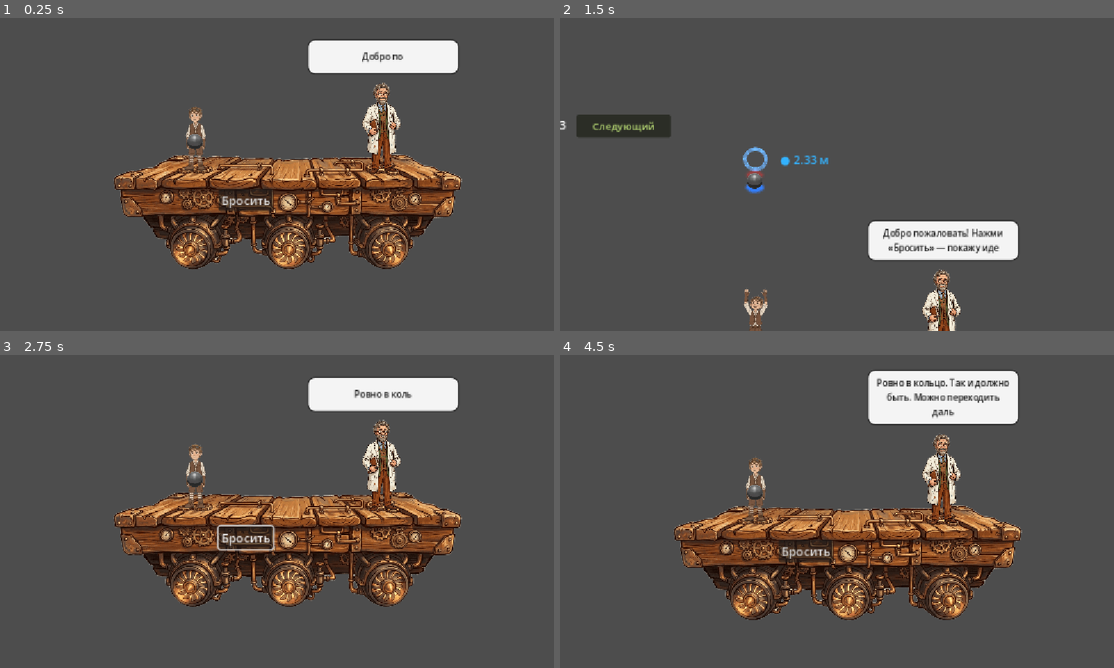
Above: before the commit, frames 1-4 (two rows, left to right).
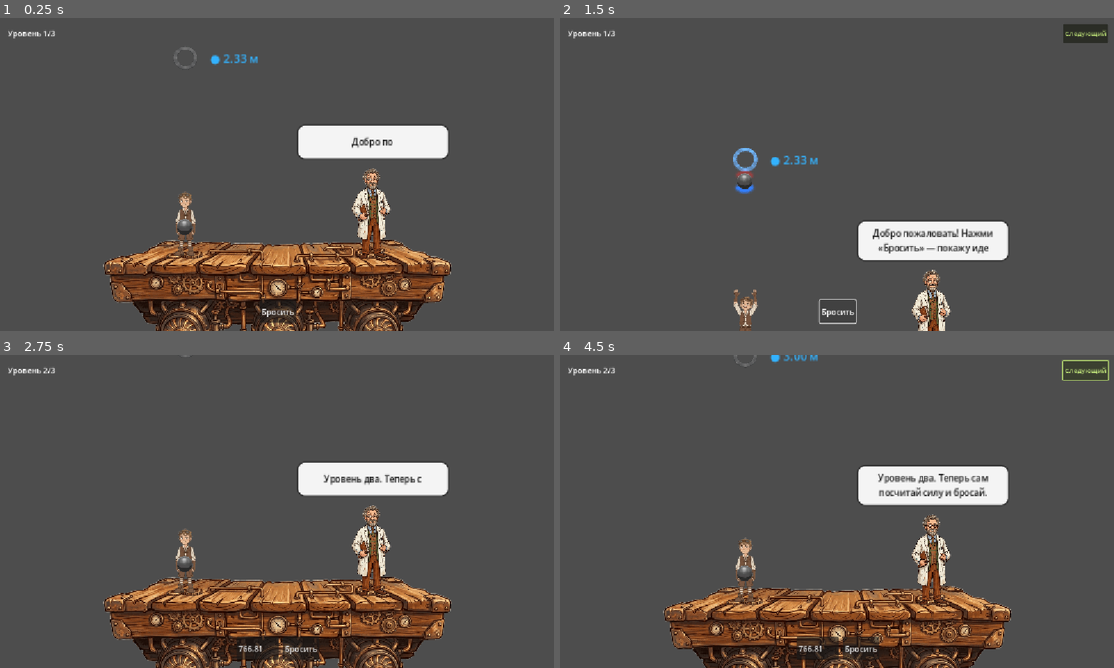
Above: after the commit, the same moments.

Repository: vasyukovin/physics
Game: Godot game, scene res://playground.tscn
Two runs of this game, one before a commit and one after it. Both use one fixed random seed, a clock stepped at 60 frames per second and the inputs below.
Inputs (mouse positions are in pixels of both pictures, inside the frame that each line leads up to):
- Up to frame 1 (0.25 s): no input
- Up to frame 2 (1.5 s): click "Бросить" at 0.5 s; click (837, 312) at 1.25 s, where only the run after the commit has a clickable "Бросить"
- Up to frame 3 (2.75 s): click (526, 370) at 2 s, where only the run after the commit has a clickable "Следующий"
- Up to frame 4 (4.5 s): click "Бросить" at 2.75 s; click (626, 455) at 3.5 s, where only the run before the commit has a clickable "Следующий"; click (1086, 370) at 4.25 s, where only the run after the commit has a clickable "Следующий"

The runs differ from the first frame. In frame 1, 36% of the frame differs, in the area x 1-84%, y 3-100%; in frame 2, 5.6%; in frame 3, 36%; in frame 4, 37%, in the area x 1-100%, y 0-100%.

Commit message:
Frame the camera at head height and anchor UI to the viewport.
Move controls into a CanvasLayer with edge anchors so buttons stay visible across resolutions and web export.

Co-authored-by: Cursor <cursoragent@cursor.com>

Diff:
--- a/playground.gd
+++ b/playground.gd
@@ -13,15 +13,15 @@
 @onready var ball: RigidBody2D = $Ball
 @onready var player_node: Node2D = $Player
 @onready var professor_node: Node2D = $Professor
-@onready var force_input: LineEdit = $UI/ForceInput
-@onready var throw_button: Button = $UI/ThrowButton
-@onready var next_level_button: Button = $UI/NextLevelButton
-@onready var level_label: Label = $UI/LevelLabel
-@onready var level3_forces_panel: VBoxContainer = $UI/Level3Forces
-@onready var force_input_1: LineEdit = $UI/Level3Forces/ForceInput1
-@onready var force_input_2: LineEdit = $UI/Level3Forces/ForceInput2
-@onready var force_input_3: LineEdit = $UI/Level3Forces/ForceInput3
-@onready var apply_forces_button: Button = $UI/Level3Forces/ApplyForcesButton
+@onready var force_input: LineEdit = $UILayer/UI/BottomBar/ForceInput
+@onready var throw_button: Button = $UILayer/UI/BottomBar/ThrowButton
+@onready var next_level_button: Button = $UILayer/UI/TopBar/NextLevelButton
+@onready var level_label: Label = $UILayer/UI/TopBar/LevelLabel
+@onready var level3_forces_panel: VBoxContainer = $UILayer/UI/Level3Forces
+@onready var force_input_1: LineEdit = $UILayer/UI/Level3Forces/ForceInput1
+@onready var force_input_2: LineEdit = $UILayer/UI/Level3Forces/ForceInput2
+@onready var force_input_3: LineEdit = $UILayer/UI/Level3Forces/ForceInput3
+@onready var apply_forces_button: Button = $UILayer/UI/Level3Forces/ApplyForcesButton
 @onready var player_sprite: Sprite2D = $Player/Sprite2D
 @onready var target_height_line: Sprite2D = $TargetHeightLine
 @onready var camera: Camera2D = $Camera2D
@@ -79,6 +79,25 @@
 	var clamped_index: int = clampi(active_target_index, 0, target_distances_px.size() - 1)
 	return max(target_distances_px[clamped_index], 0.0)
 
+func _get_character_head_global_position(character_root: Node2D) -> Vector2:
+	var sprite: Sprite2D = null
+	if character_root.has_node("Sprite2D"):
+		sprite = character_root.get_node("Sprite2D") as Sprite2D
+	elif character_root.has_node("ProfessorSprite"):
+		sprite = character_root.get_node("ProfessorSprite") as Sprite2D
+	if not sprite:
+		return character_root.global_position
+
+	var head_y: float = sprite.global_position.y
+	if sprite.texture:
+		head_y -= sprite.texture.get_height() * sprite.scale.y * 0.5
+	return Vector2(sprite.global_position.x, head_y)
+
+func _get_camera_home_position() -> Vector2:
+	var player_head := _get_character_head_global_position(player_node)
+	var professor_head := _get_character_head_global_position(professor_node)
+	return (player_head + professor_head) * 0.5
+
 func _current_level() -> int:
 	if level_progression_controller:
 		return level_progression_controller.get_current_level()
@@ -132,7 +151,7 @@
 
 	camera_shake_controller = CameraShakeController.new()
 	camera_shake_controller.setup(camera, shake_intensity, shake_duration)
-	camera.global_position = (player_node.global_position + professor_node.global_position) * 0.5
+	camera.global_position = _get_camera_home_position()
 	throw_state_controller = ThrowStateControllerScript.new()
 	throw_state_controller.setup(
 		ball,
--- a/playground.tscn
+++ b/playground.tscn
@@ -73,74 +73,95 @@
 horizontal_alignment = 1
 autowrap_mode = 2
 
-[node name="UI" type="Control" parent="."]
+[node name="UILayer" type="CanvasLayer" parent="."]
+
+[node name="UI" type="Control" parent="UILayer"]
 layout_mode = 3
-anchors_preset = 0
-offset_left = 635.0
-offset_top = 431.0
-offset_right = 670.0
-offset_bottom = 481.0
+anchors_preset = 15
+anchor_right = 1.0
+anchor_bottom = 1.0
+grow_horizontal = 2
+grow_vertical = 2
+mouse_filter = 2
 
-[node name="ForceInput" type="LineEdit" parent="UI"]
-layout_mode = 0
-offset_left = -21.0
-offset_top = -62.0
-offset_right = 47.5625
-offset_bottom = -31.0
-placeholder_text = "500"
+[node name="TopBar" type="HBoxContainer" parent="UILayer/UI"]
+layout_mode = 1
+anchors_preset = 10
+anchor_right = 1.0
+offset_left = 16.0
+offset_top = 12.0
+offset_right = -16.0
+offset_bottom = 52.0
+grow_horizontal = 2
+theme_override_constants/separation = 12
 
-[node name="ThrowButton" type="Button" parent="UI"]
-layout_mode = 0
-offset_left = -21.0
-offset_top = -25.0
-offset_right = 47.0
-offset_bottom = 6.0
-text = "Бросить"
+[node name="LevelLabel" type="Label" parent="UILayer/UI/TopBar"]
+layout_mode = 2
+text = "Уровень 1/3"
 
-[node name="NextLevelButton" type="Button" parent="UI"]
-layout_mode = 0
-offset_left = -300.0
-offset_top = -385.0
-offset_right = -170.0
-offset_bottom = -354.0
+[node name="TopSpacer" type="Control" parent="UILayer/UI/TopBar"]
+layout_mode = 2
+size_flags_horizontal = 3
+
+[node name="NextLevelButton" type="Button" parent="UILayer/UI/TopBar"]
+layout_mode = 2
 theme_override_font_sizes/font_size = 14
 text = "Следующий"
 script = ExtResource("6_nextlvl")
 
-[node name="LevelLabel" type="Label" parent="UI"]
-layout_mode = 0
-offset_left = -413.0
-offset_top = -383.0
-offset_right = -212.0
-offset_bottom = -359.0
-text = "Уровень 1/3"
+[node name="BottomBar" type="HBoxContainer" parent="UILayer/UI"]
+layout_mode = 1
+anchors_preset = 12
+anchor_top = 1.0
+anchor_right = 1.0
+anchor_bottom = 1.0
+offset_left = 16.0
+offset_top = -64.0
+offset_right = -16.0
+offset_bottom = -16.0
+grow_horizontal = 2
+alignment = 1
+theme_override_constants/separation = 8
 
-[node name="Level3Forces" type="VBoxContainer" parent="UI"]
-layout_mode = 0
-offset_left = 58.0
-offset_top = -100.0
-offset_right = 245.0
-offset_bottom = -28.0
+[node name="ForceInput" type="LineEdit" parent="UILayer/UI/BottomBar"]
+custom_minimum_size = Vector2(88, 0)
+layout_mode = 2
+placeholder_text = "500"
+
+[node name="ThrowButton" type="Button" parent="UILayer/UI/BottomBar"]
+layout_mode = 2
+text = "Бросить"
+
+[node name="Level3Forces" type="VBoxContainer" parent="UILayer/UI"]
+layout_mode = 1
+anchors_preset = 4
+anchor_top = 0.5
+anchor_bottom = 0.5
+offset_left = 16.0
+offset_top = -88.0
+offset_right = 220.0
+offset_bottom = 88.0
+grow_vertical = 2
 theme_override_constants/separation = 4
 
-[node name="ForceInput1" type="LineEdit" parent="UI/Level3Forces"]
+[node name="ForceInput1" type="LineEdit" parent="UILayer/UI/Level3Forces"]
 layout_mode = 2
 placeholder_text = "Сила 1"
 
-[node name="ForceInput2" type="LineEdit" parent="UI/Level3Forces"]
+[node name="ForceInput2" type="LineEdit" parent="UILayer/UI/Level3Forces"]
 layout_mode = 2
 placeholder_text = "Сила 2"
 
-[node name="ForceInput3" type="LineEdit" parent="UI/Level3Forces"]
+[node name="ForceInput3" type="LineEdit" parent="UILayer/UI/Level3Forces"]
 layout_mode = 2
 placeholder_text = "Сила 3"
 
-[node name="ApplyForcesButton" type="Button" parent="UI/Level3Forces"]
+[node name="ApplyForcesButton" type="Button" parent="UILayer/UI/Level3Forces"]
 layout_mode = 2
 text = "Применить 3 силы"
 
 [node name="Camera2D" type="Camera2D" parent="."]
-position = Vector2(696, 386)
+position = Vector2(710, 271)
 zoom = Vector2(1.5, 1.5)
 
 [node name="TargetHeightLine" type="Sprite2D" parent="."]
